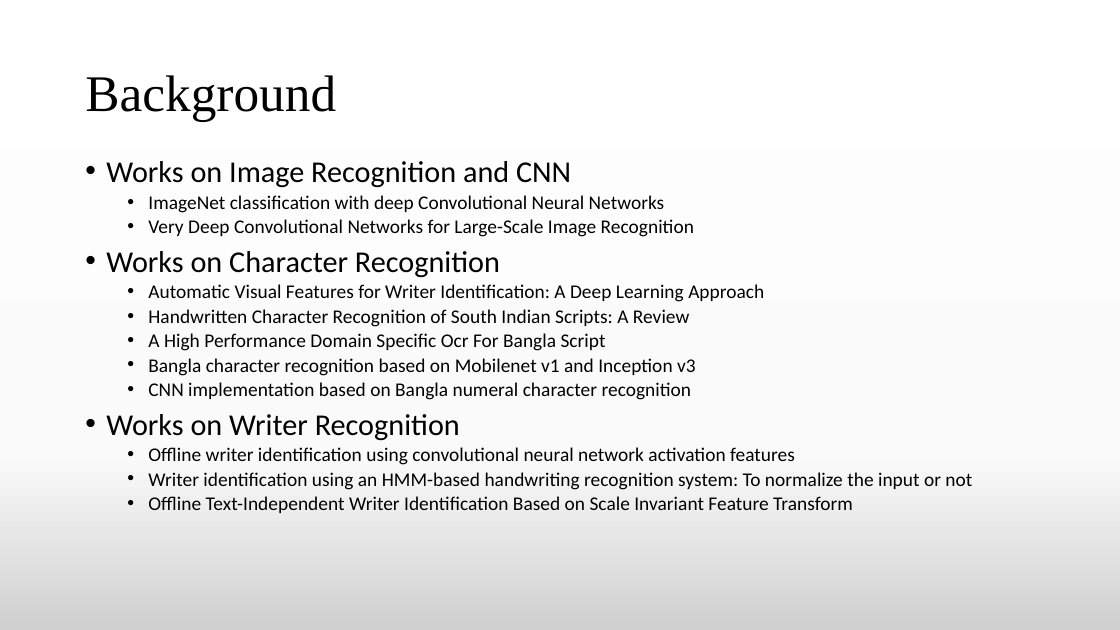
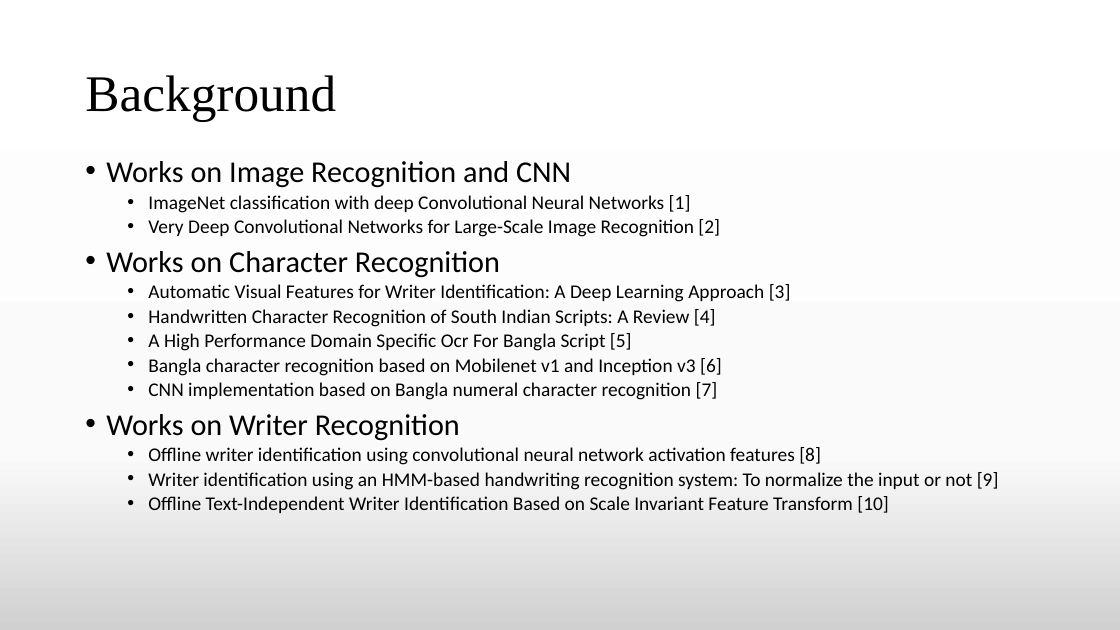
Before and after one commit to TheAnonymousMan/local-language-recognition-gcelt-class-2021, a slide deck: slide 8 of Documentation/4th Year Project Presentation.pptx. Drawn at 1120x630 pixels with LibreOffice and Linux fonts; fonts in the diff are those of the drawing. Boxes give left, top, right and bottom in pixels: in the first picture for what was removed or moved away, otherwise in the second. Text is boxed around its words. In the diff, an @@ line names an element or a change of style, - is before the commit and + after.

Commit message:
Updated presentation

```diff
--- a/Documentation/4th Year Project Presentation.pptx
+++ b/Documentation/4th Year Project Presentation.pptx
@@ text at [148,195,720,237]: text changed @@
-  • ImageNet classification with deep Convolutional Neural Networks
-  • Very Deep Convolutional Networks for Large-Scale Image Recognition
+  • ImageNet classification with deep Convolutional Neural Networks [1]
+  • Very Deep Convolutional Networks for Large-Scale Image Recognition [2]
@@ text at [148,284,791,400]: text changed @@
-  • Automatic Visual Features for Writer Identification: A Deep Learning Approach
-  • Handwritten Character Recognition of South Indian Scripts: A Review
-  • A High Performance Domain Specific Ocr For Bangla Script
-  • Bangla character recognition based on Mobilenet v1 and Inception v3
-  • CNN implementation based on Bangla numeral character recognition
+  • Automatic Visual Features for Writer Identification: A Deep Learning Approach [3]
+  • Handwritten Character Recognition of South Indian Scripts: A Review [4]
+  • A High Performance Domain Specific Ocr For Bangla Script [5]
+  • Bangla character recognition based on Mobilenet v1 and Inception v3 [6]
+  • CNN implementation based on Bangla numeral character recognition [7]
@@ text at [148,447,999,513]: text changed @@
-  • Offline writer identification using convolutional neural network activation features
-  • Writer identification using an HMM-based handwriting recognition system: To normalize the input or not
-  • Offline Text-Independent Writer Identification Based on Scale Invariant Feature Transform
+  • Offline writer identification using convolutional neural network activation features [8]
+  • Writer identification using an HMM-based handwriting recognition system: To normalize the input or not [9]
+  • Offline Text-Independent Writer Identification Based on Scale Invariant Feature Transform [10]
```
Also in this commit, not shown: 4 other slides changed, 4 slides added, 3 slides removed, 2 other files.
